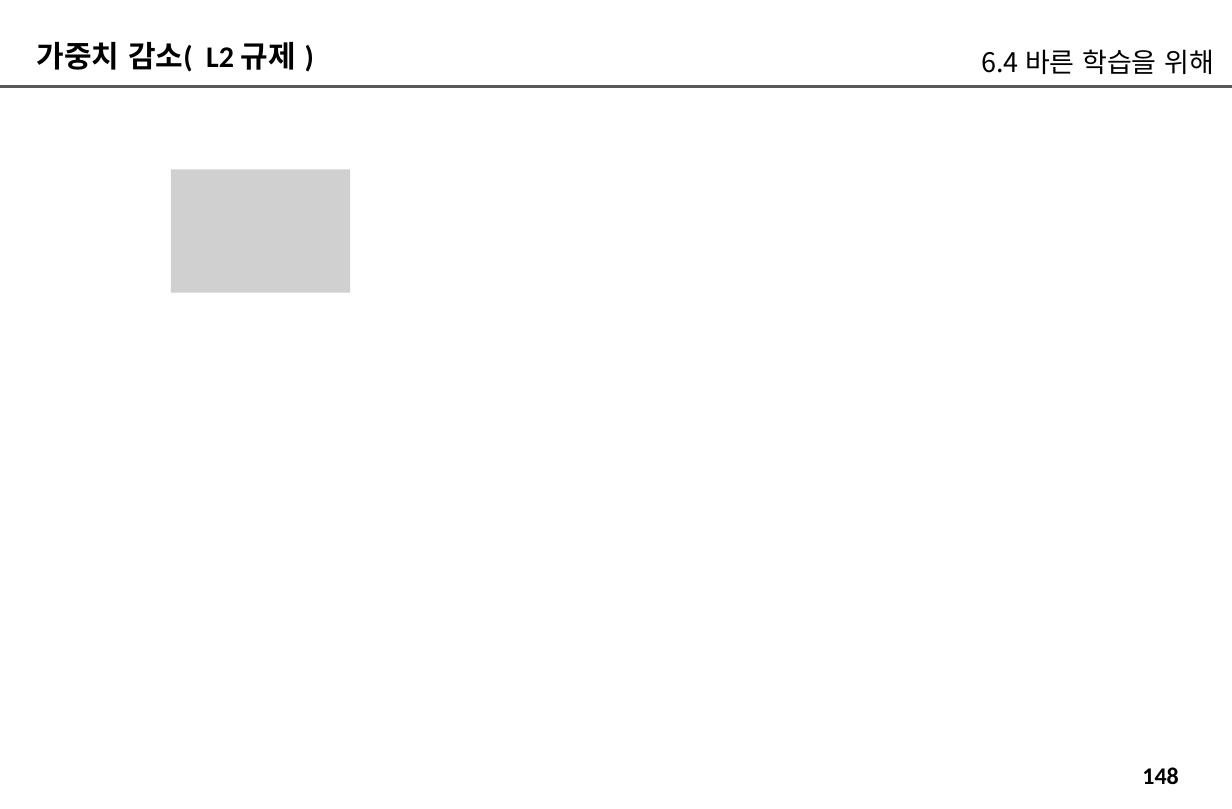
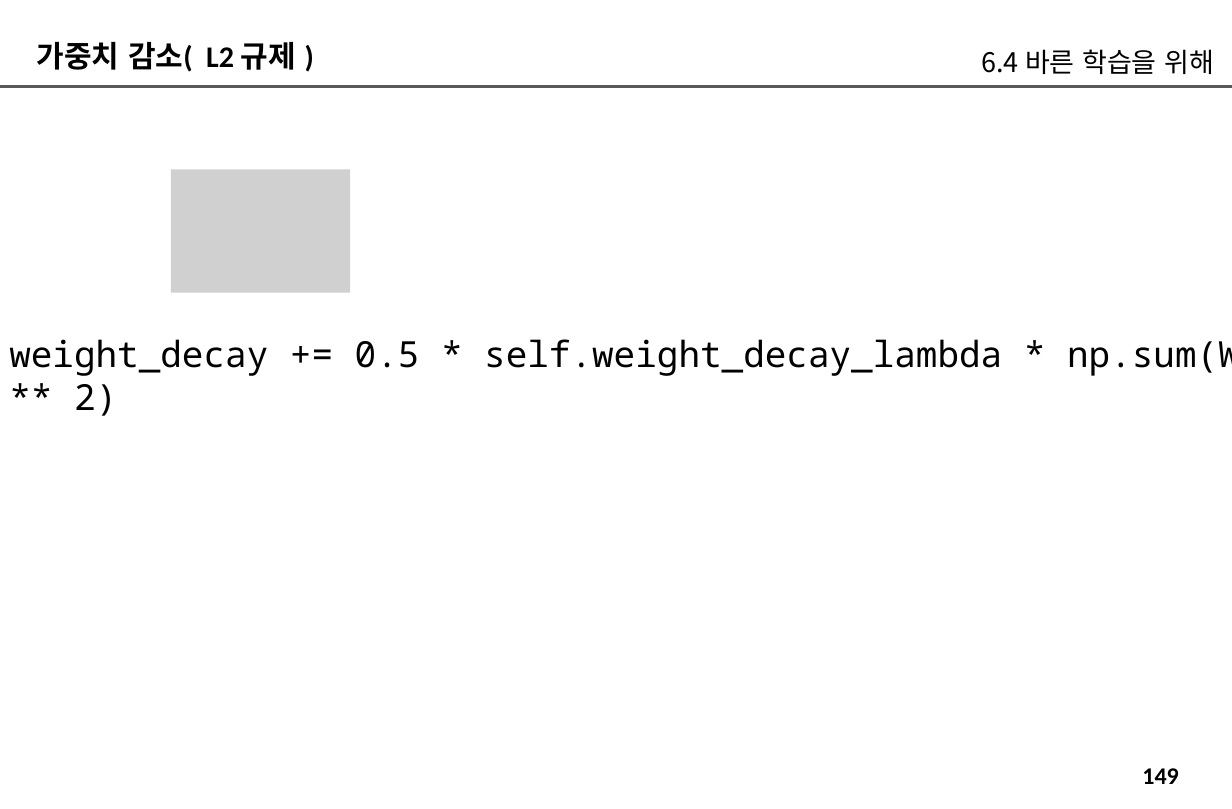
Before and after one commit to imguru-mooc/deep_learning_nlp, a slide deck: slide 149 of 인공지능_자연어처리_2_판서.pptx (slide 148 before the commit). Drawn at 1232x809 pixels with LibreOffice and Linux fonts; fonts in the diff are those of the drawing; grey boxes stand for pictures. Boxes give left, top, right and bottom in pixels: in the first picture for what was removed or moved away, otherwise in the second. Text is boxed around its words. In the diff, an @@ line names an element or a change of style, - is before the commit and + after.

```diff
--- a/인공지능_자연어처리_2_판서.pptx
+++ b/인공지능_자연어처리_2_판서.pptx
@@ text added at bbox=[9, 339, 1232, 376], 24 pt, text #000000 @@
+weight_decay += 0.5 * self.weight_decay_lambda * np.sum(W ** 2)
@@ page number at bbox=[1142, 768, 1178, 784]: text changed @@
-148
+149
```
Also in this commit, not shown: 2 other slides changed, 2 slides added, 1 slide removed.
